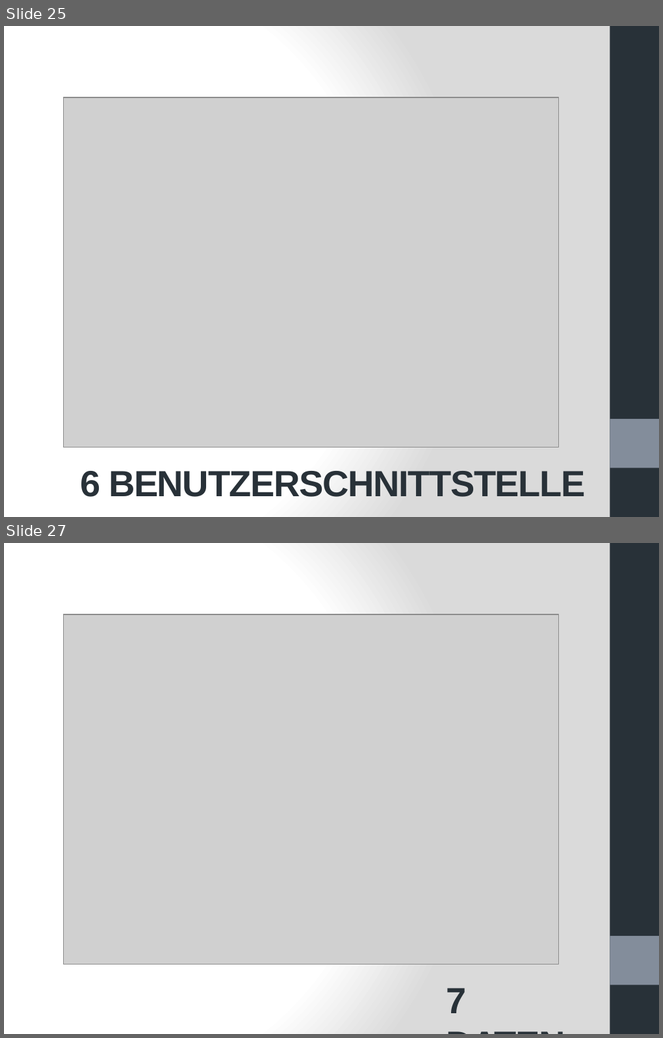
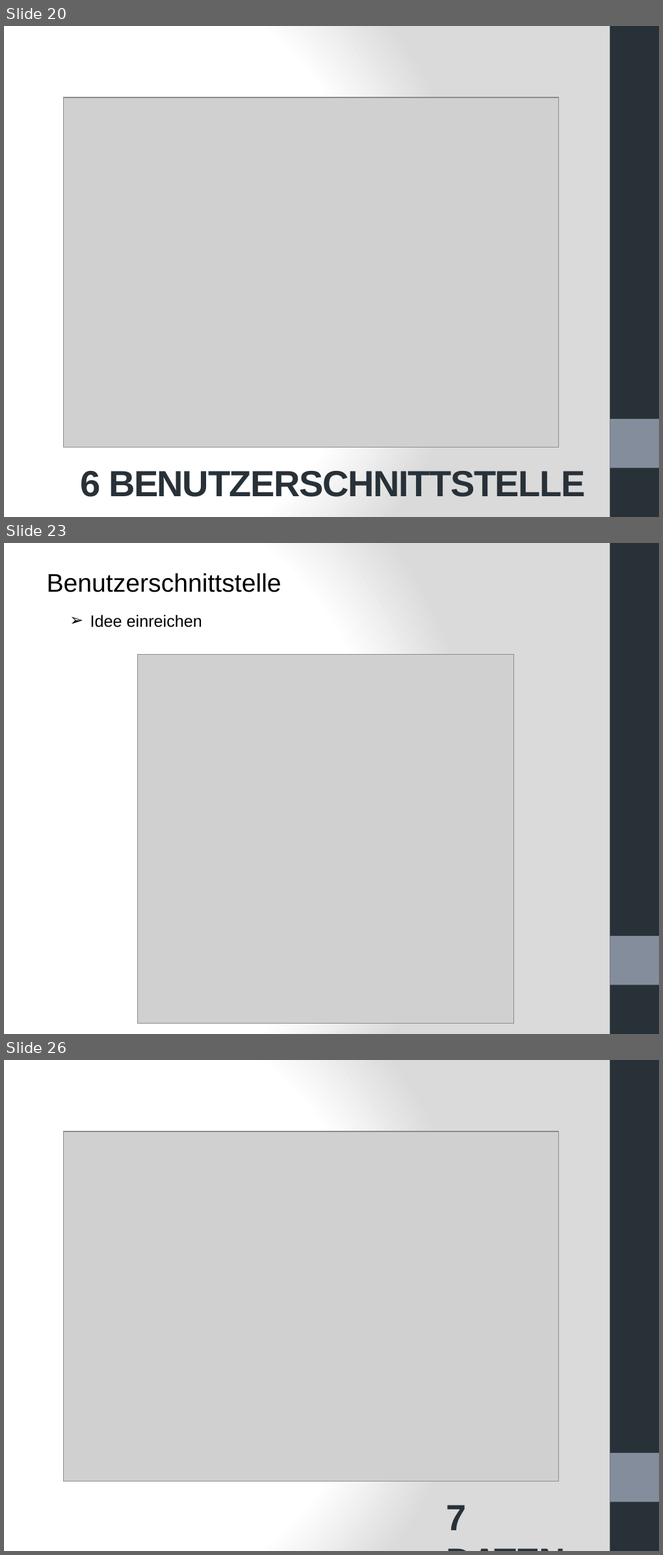
Before and after one commit to mjamaleddine/crowd-innovation, a slide deck: Meilenstein_3/Meilenstein3 - Pr.pptx. Shown one above the other, each under a label of ours: slides 25 and 27 before the commit, slides 20, 23 and 26 after it; the slides between them are not shown. The pictures are 663x1038 and 663x1555 pixels, drawn with LibreOffice and Linux fonts; fonts in the diff are those of the drawing; grey boxes stand for pictures. Boxes give left, top, right and bottom in pixels: in the first picture for what was removed or moved away, otherwise in the second. Text is boxed around its words. In the diff, an @@ line names an element or a change of style, - is before the commit and + after.

```diff
--- a/Meilenstein_3/Meilenstein3 - Pr.pptx
+++ b/Meilenstein_3/Meilenstein3 - Pr.pptx
@@ slide 23 added at (4, 543, 659, 1034), background gradient #FFFFFF to #DADADA; not listed: 2 template elements that a slide beside it also shows @@
@@ text added at (47, 573, 282, 592), 28 pt, text #000000 @@
+Benutzerschnittstelle
@@ text added at (90, 615, 202, 627), 18 pt, text #000000 @@
+➢ Idee einreichen
@@ picture added at (138, 654, 514, 1024) @@
@@ what was slide 25 is now slide 20 @@
@@ what was slide 27 is now slide 26 @@
```
Also in this commit, not shown: 19 slides changed, 9 other slides added, 9 slides removed.
